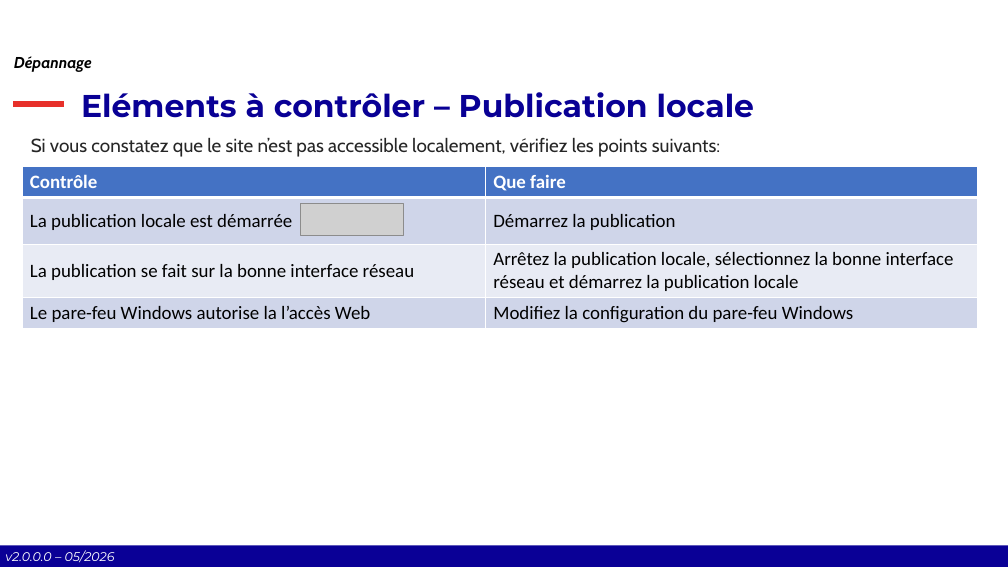
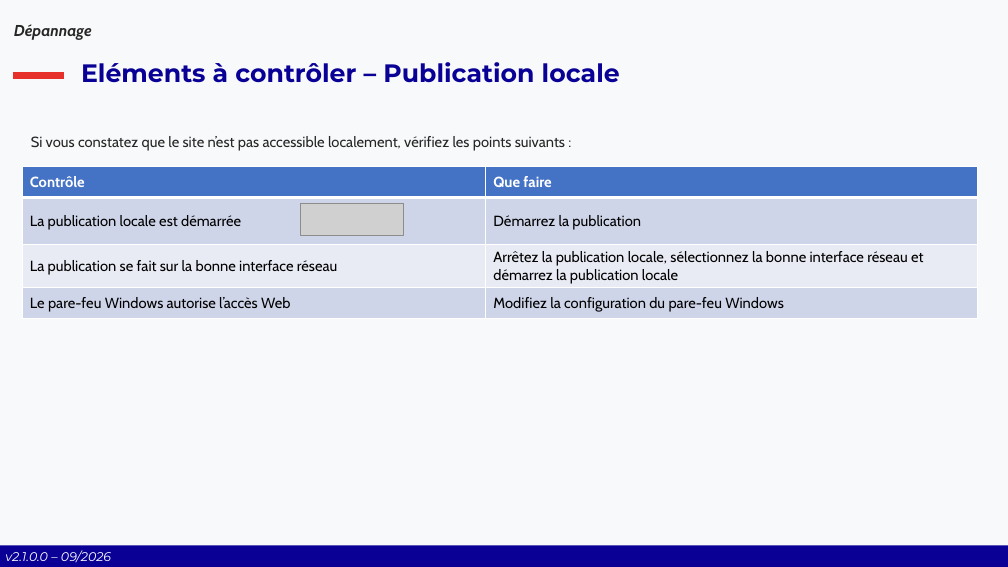
Before and after one commit to Comite-Rhone-Judo/PublicationSuiviCompetition, a slide deck: slide 39 of AppPublication/Documentation/PublicationSuiviCompetition - Manuel d'utilisation.pptx (slide 38 before the commit). Drawn at 1008x567 pixels with LibreOffice and Linux fonts; fonts in the diff are those of the drawing; grey boxes stand for pictures; background and template pictures are left out. Boxes give left, top, right and bottom in pixels: in the first picture for what was removed or moved away, otherwise in the second. Text is boxed around its words. In the diff, an @@ line names an element or a change of style, - is before the commit and + after.

```diff
--- a/AppPublication/Documentation/PublicationSuiviCompetition - Manuel d'utilisation.pptx
+++ b/AppPublication/Documentation/PublicationSuiviCompetition - Manuel d'utilisation.pptx
@@ background #FFFFFF to #F8F9FA @@
@@ text "Dépannage": place and size @@
-text "Dépannage" at box(14, 56, 92, 72)
+text "Dépannage" at box(14, 24, 92, 40)
@@ text "Dépannage" at box(14, 24, 92, 40): text colour #000000 to #262626 @@
@@ title "Eléments à contrôler – Publication ...": place and size @@
-title "Eléments à contrôler – Publication ..." at box(81, 92, 754, 118)
+title "Eléments à contrôler – Publication ..." at box(81, 62, 620, 83)
@@ title "Eléments à contrôler – Publication ..." at box(81, 62, 620, 83): size 30 to 24 pt; vertical alignment bottom to middle @@
@@ line moved from (14, 104) - (64, 104) to (14, 76) - (64, 76) @@
@@ rectangle removed at box(227, 116, 782, 450) @@
@@ text at box(31, 136, 565, 151): text changed; size 18 to 14 pt @@
-Si vous constatez que le site n’est pas accessible localement, vérifiez les points suivants:
+Si vous constatez que le site n’est pas accessible localement, vérifiez les points suivants :
@@ table at box(23, 167, 978, 318) @@
-row 4, column 1: Le pare-feu Windows autorise la l’accès Web
+row 4, column 1: Le pare-feu Windows autorise l’accès Web
@@ size 18 to 14 pt, font Calibri to Cabin in "Contrôle", "Que faire", "La publication locale est démarrée", "Démarrez la publication" and 3 more places @@
@@ text at box(5, 550, 111, 563): text changed @@
-v2.0.0.0 – 05/2026
+v2.1.0.0 – 09/2026
```
Also in this commit, not shown: 51 other slides changed, 4 slides added, 1 slide removed, 16 other files.
